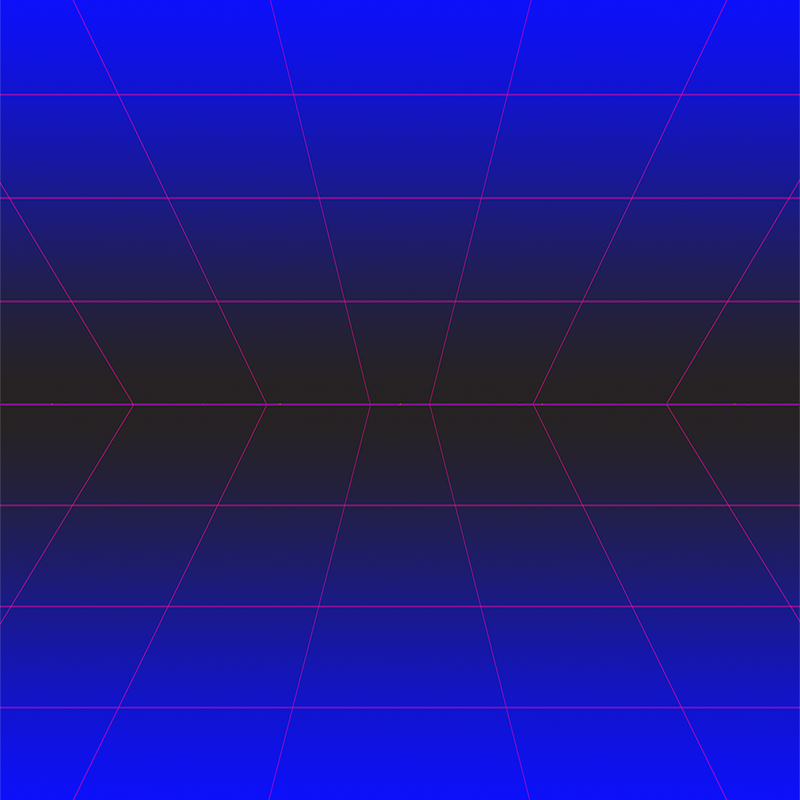
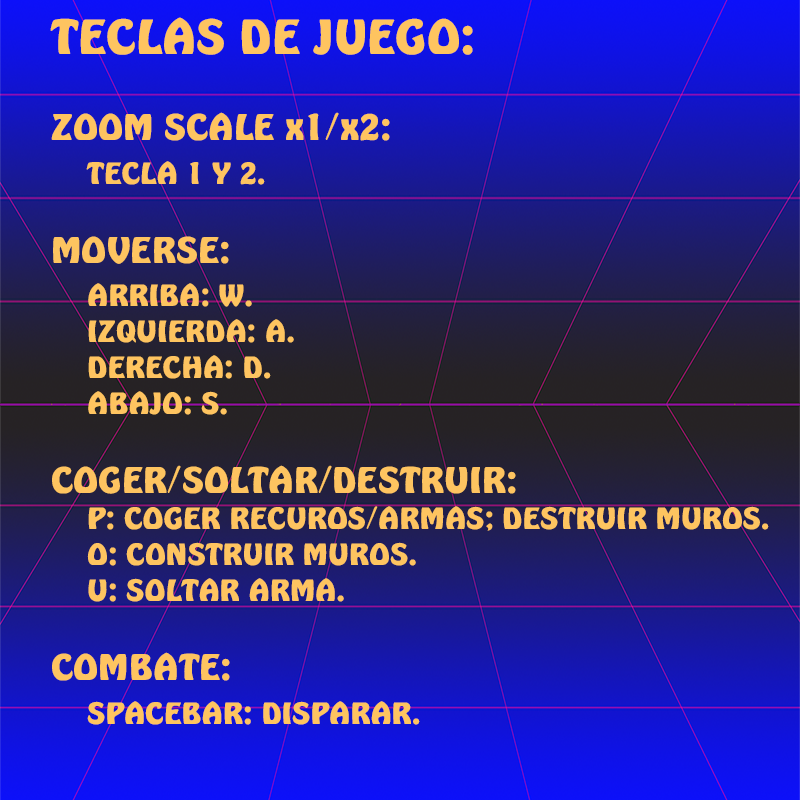
Two versions of the same layered image (800px x 800px). Layer-by-layer changes:
added layer "TECLAS DE JUEGO: ZOOM SCALE x1/x2: TECLA 1 Y 2. MOVERSE: A" above "Capa 0 copia" over (50, 17, 769, 725)
